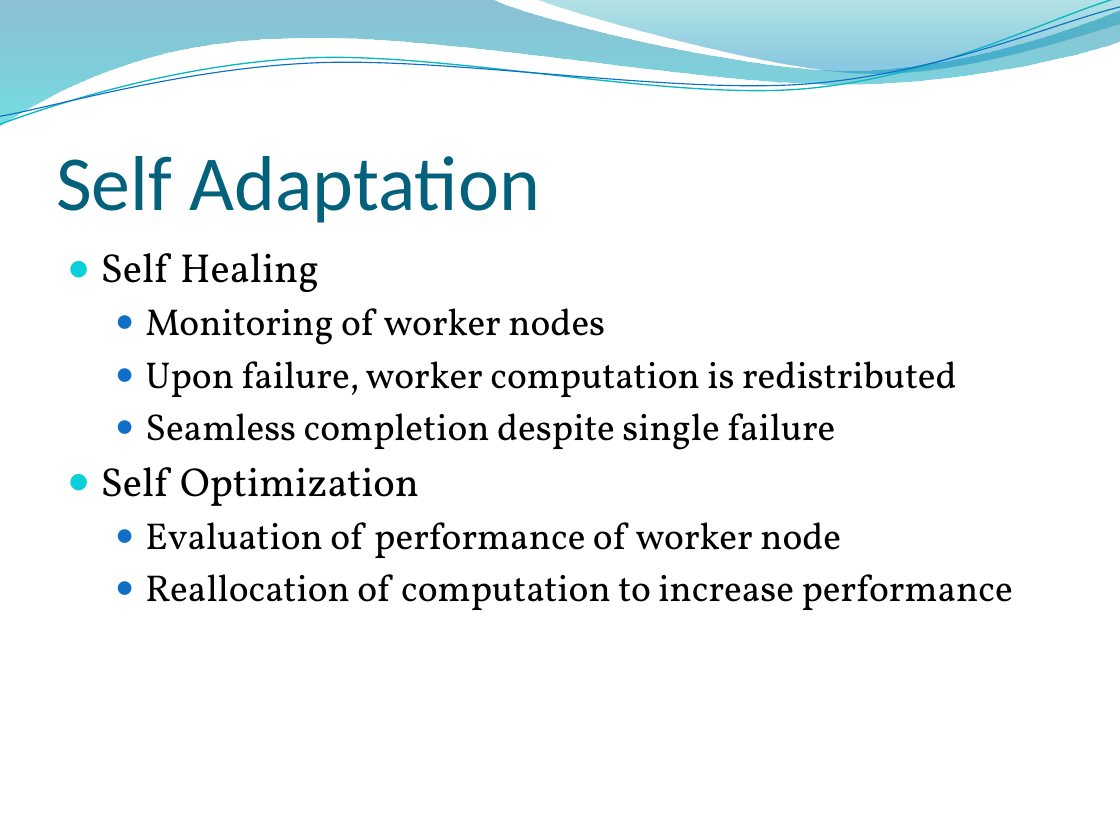
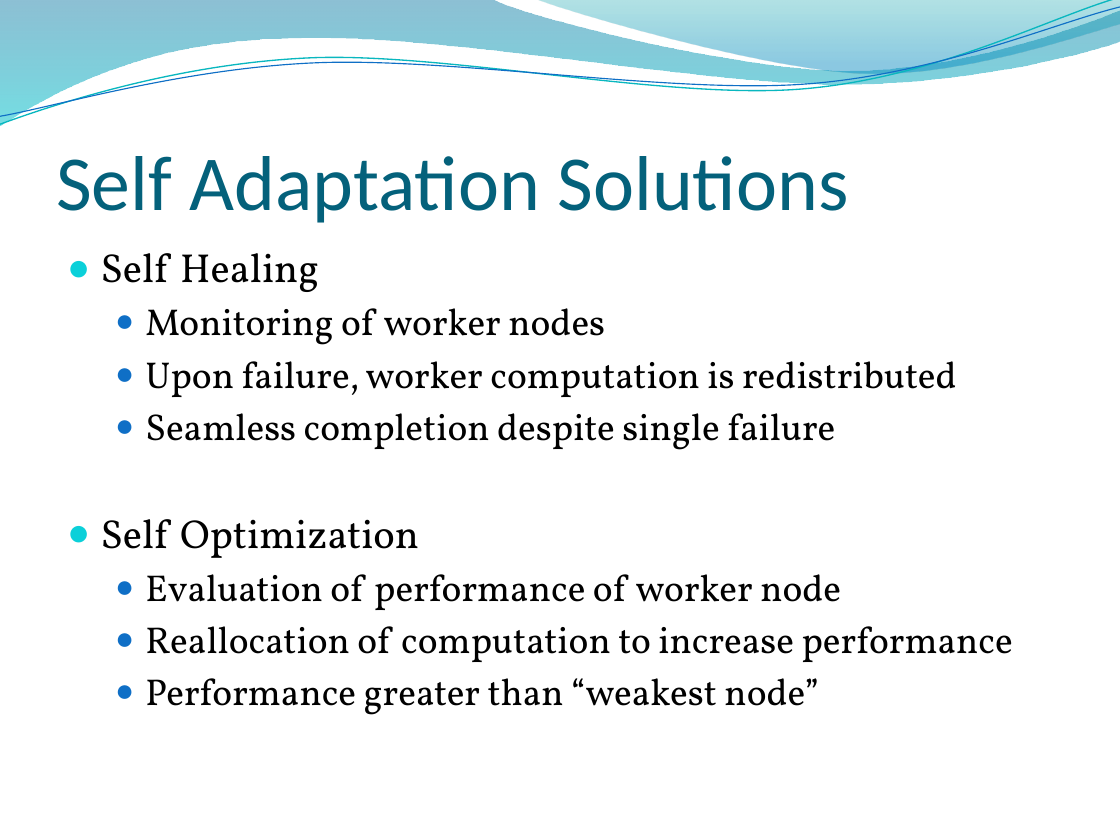
Before and after one commit to osecki/cs647, a slide deck: slide 5 of Documentation/Presentation.pptx (slide 3 before the commit). Drawn at 1120x840 pixels with LibreOffice and Linux fonts; fonts in the diff are those of the drawing; background and template pictures are left out. Boxes give left, top, right and bottom in pixels: in the first picture for what was removed or moved away, otherwise in the second. Text is boxed around its words. In the diff, an @@ line names an element or a change of style, - is before the commit and + after.

```diff
--- a/Documentation/Presentation.pptx
+++ b/Documentation/Presentation.pptx
@@ title at (56,156,849,223): text changed @@
-Self Adaptation
+Self Adaptation Solutions
@@ text at (145,678,819,715): paragraph added @@
+  ● Performance greater than “weakest node”
```
Also in this commit, not shown: 4 other slides changed, 3 slides added.
